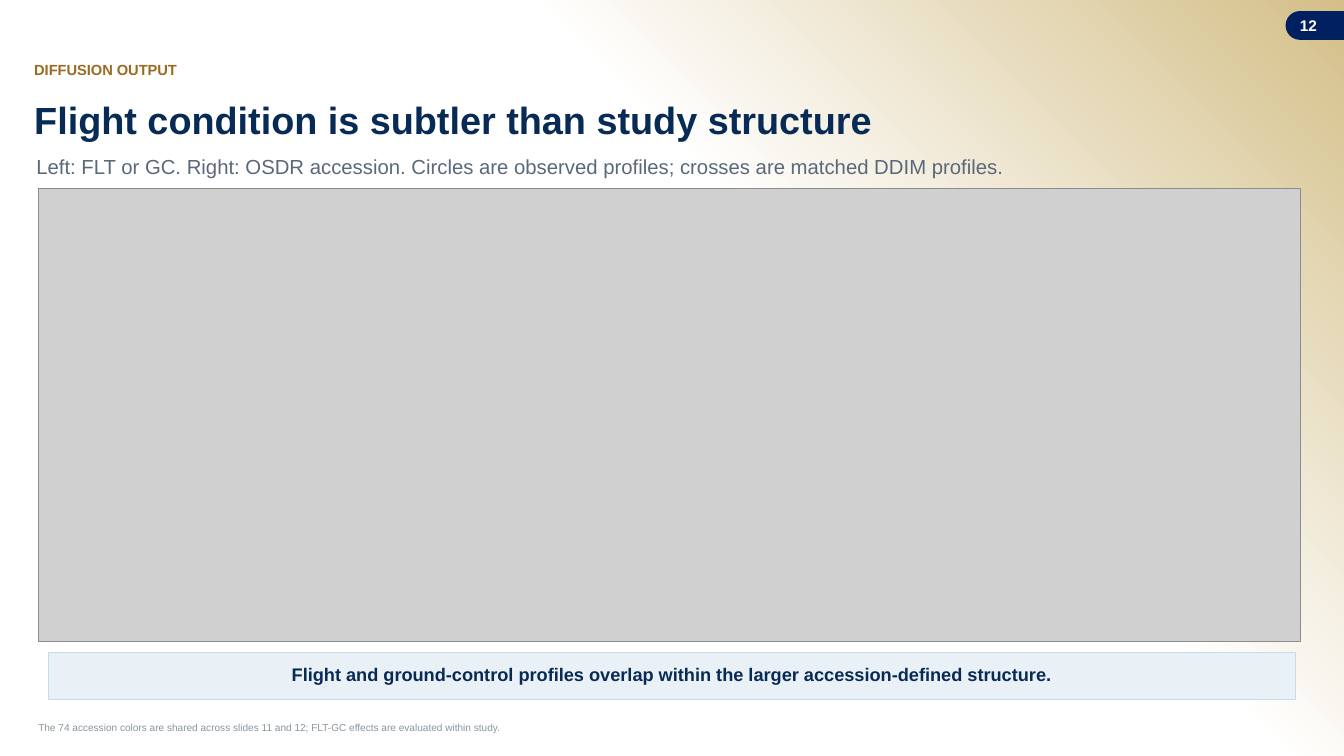
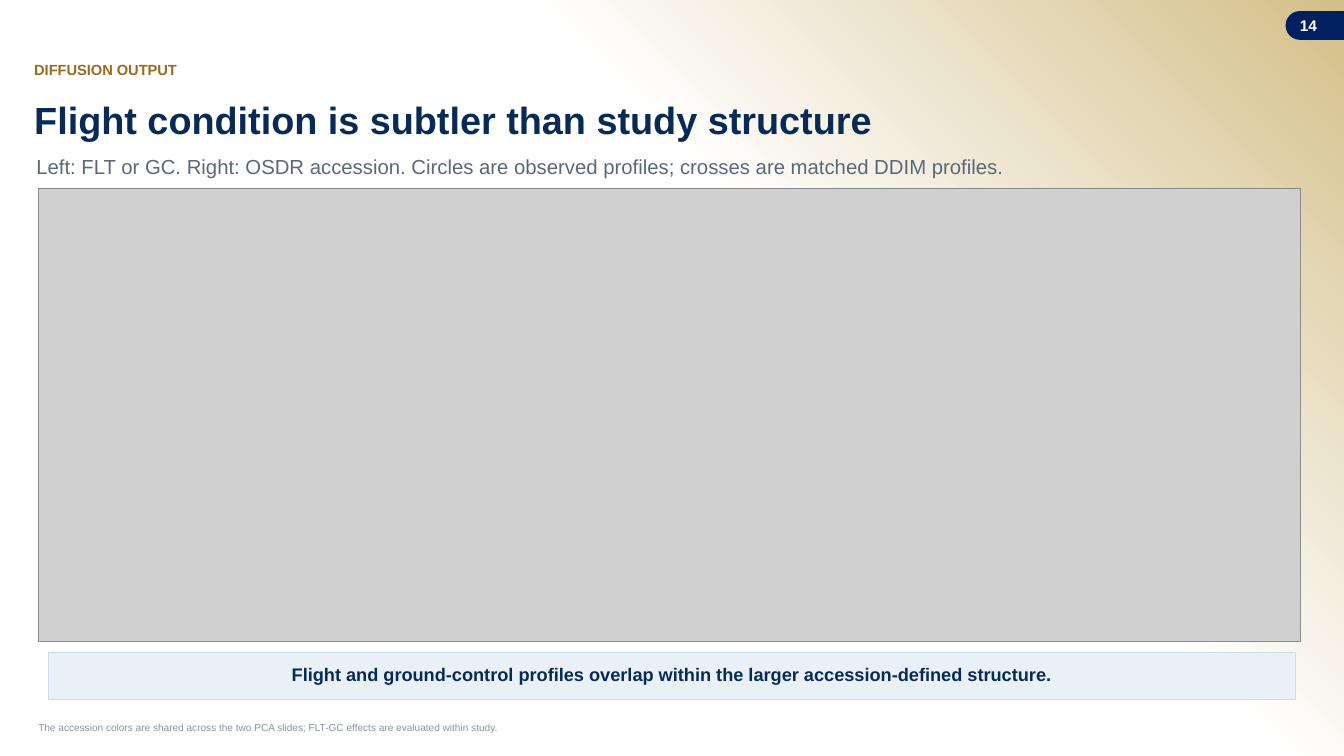
Before and after one commit to jasont314/nasa-mouse, a slide deck: slide 14 of presentation/SLSTP_2026_Generative_Transcriptomics.pptx (slide 12 before the commit). Drawn at 1344x756 pixels with LibreOffice and Linux fonts; fonts in the diff are those of the drawing; grey boxes stand for pictures; background and template pictures are left out. Boxes give left, top, right and bottom in pixels: in the first picture for what was removed or moved away, otherwise in the second. Text is boxed around its words. In the diff, an @@ line names an element or a change of style, - is before the commit and + after.

```diff
--- a/presentation/SLSTP_2026_Generative_Transcriptomics.pptx
+++ b/presentation/SLSTP_2026_Generative_Transcriptomics.pptx
@@ page number at [1300, 20, 1317, 31]: text changed @@
-12
+14
@@ text at [38, 724, 497, 733]: text changed @@
-The 74 accession colors are shared across slides 11 and 12; FLT-GC effects are evaluated within study.
+The accession colors are shared across the two PCA slides; FLT-GC effects are evaluated within study.
```
Also in this commit, not shown: 1 other slide changed, 3 slides added, 1 slide removed, 5 other files.
